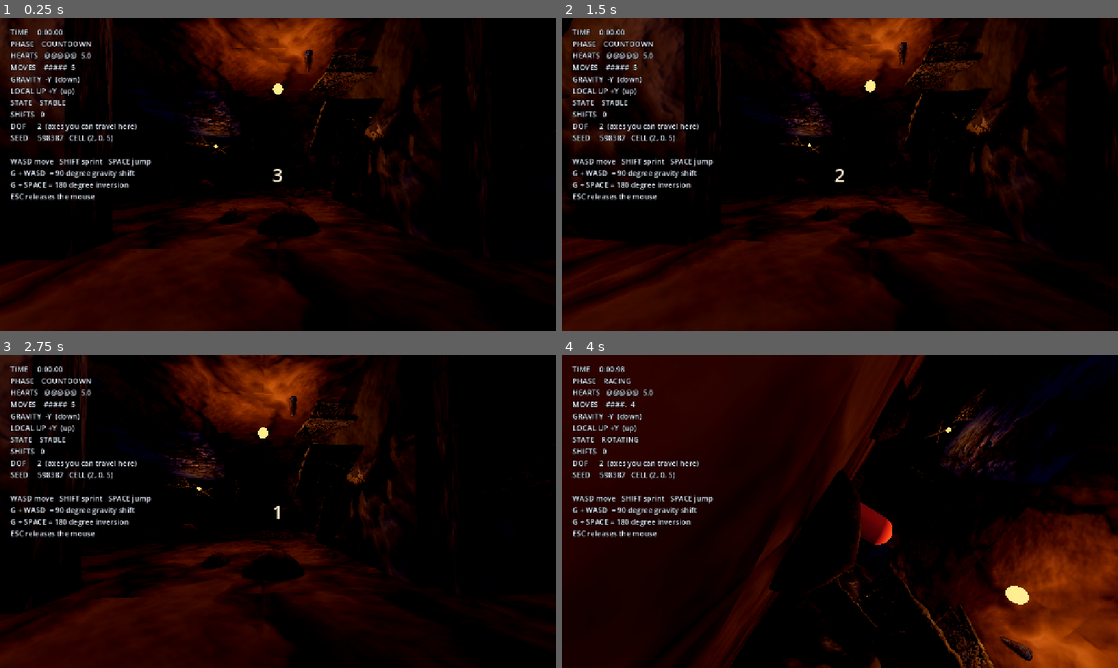
Above: before the commit, frames 1-4 (two rows, left to right).
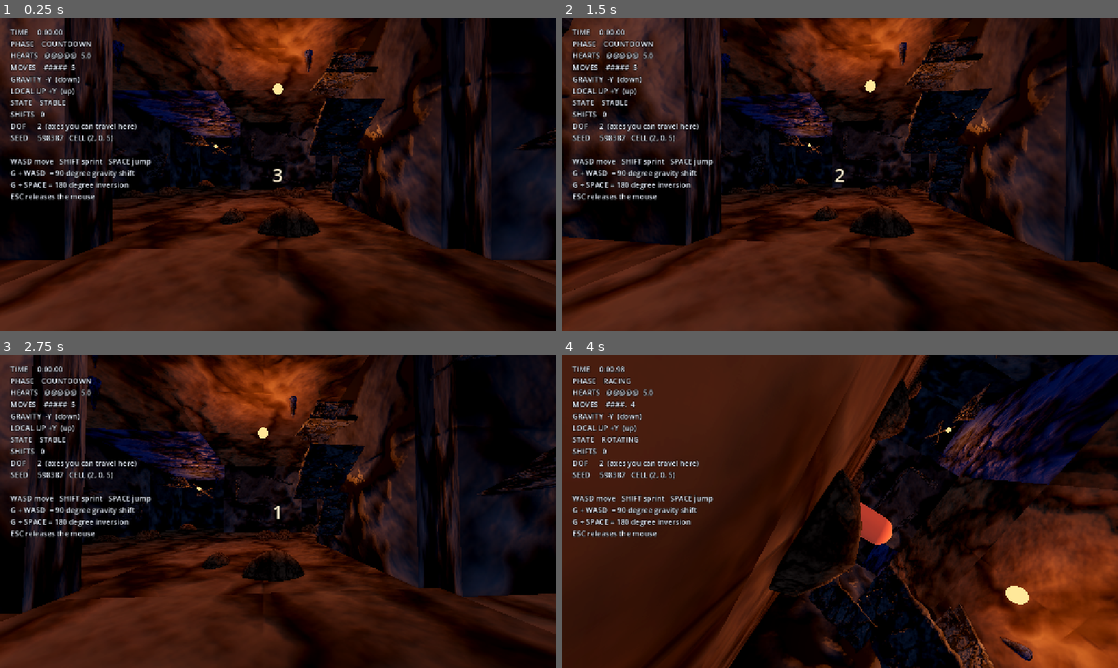
Above: after the commit, the same moments.

Repository: mdraihankabirsifat/Optimus
Game: Godot game, scene res://scenes/game/game_world.tscn
Two runs of this game, one before a commit and one after it. Both use one fixed random seed, a clock stepped at 60 frames per second and the inputs below.
Inputs (mouse positions are in pixels of both pictures, inside the frame that each line leads up to):
- Up to frame 1 (0.25 s): no input
- Up to frame 2 (1.5 s): tap Enter at 0.5 s; move the mouse to (867, 174) at 0.52 s; hold G (gravity_mod) 0.53-1.28 s; hold W (move_forward) from 0.53 s (still down); tap Space (jump) at 0.77, 1.25 s; move the mouse to (812, 174) at 1.27 s; tap Shift (sprint) at 1.35 s
- Up to frame 3 (2.75 s): keep holding W (move_forward); tap Space (jump) at 1.52 s; tap Enter at 2 s; move the mouse to (289, 505) at 2.02 s; hold G (gravity_mod) from 2.03 s (still down)
- Up to frame 4 (4 s): keep holding W (move_forward); tap Space (jump) at 2.75, 3.02, 3.77 s; move the mouse to (834, 517) at 2.77 s; release G (gravity_mod) at 2.78 s; tap Shift (sprint) at 2.85 s; move the mouse to (878, 514) at 3.52 s; hold G (gravity_mod) from 3.53 s (still down)

The runs differ from the first frame. In frame 1, 50% of the frame differs, in the area x 0-100%, y 0-100%; in frame 2, 51%; in frame 3, 48%; in frame 4, 60%.

Commit message:
Brighten and simplify the cave, and document the asset tools
Visual pass was too heavy and too murky to read. Volumetric fog was hiding more of the
cave than it described, glow was laying a veil over the whole image rather than picking
out the torches, and SSIL cost the most of anything here for the least visible return.
Fog density is down by half, SSIL is off, SSAO runs at a smaller radius, ambient is up
50 percent and exposure is up. The corridor ahead is now legible, which matters more
than atmosphere in a game about finding an exit you cannot see.

Cheaper to draw as well: shadow filter quality down, shadow atlas halved, volumetric fog
volume reduced, and shadow-casting limited to every third junction rather than all of
them. The dev Mac would never have shown the difference; a student laptop will.

Per-level light tint is stronger. Telling your height apart at a glance is a
comprehension aid in a game whose whole mechanic is vertical movement, not decoration.

tools/README.md documents both generators end to end: what they need, what they write,
which knobs matter, how to add a new texture or prop, and the two displacement rules
that produce shattered geometry when broken. Both verified running clean from scratch.

Test sweep unchanged: 150 + 200 seeds + 29 + 15, all passing.

Co-Authored-By: Claude Opus 5 <noreply@anthropic.com>

Diff:
--- a/project.godot
+++ b/project.godot
@@ -84,7 +84,9 @@
 rendering_device/driver.windows="d3d12"
 renderer/rendering_method="forward_plus"
 renderer/rendering_method.mobile="gl_compatibility"
-lights_and_shadows/directional_shadow/soft_shadow_filter_quality=3
-lights_and_shadows/positional_shadow/soft_shadow_filter_quality=3
-environment/ssao/quality=2
-environment/ssil/quality=2
+lights_and_shadows/directional_shadow/soft_shadow_filter_quality=1
+lights_and_shadows/positional_shadow/soft_shadow_filter_quality=1
+lights_and_shadows/positional_shadow/atlas_size=2048
+environment/ssao/quality=1
+environment/volumetric_fog/volume_size=48
+environment/volumetric_fog/volume_depth=96
--- a/scenes/game/game_world.tscn
+++ b/scenes/game/game_world.tscn
@@ -7,47 +7,47 @@
 
 [sub_resource type="Environment" id="Environment_cave"]
 background_mode = 1
-background_color = Color(0.02, 0.019, 0.026, 1)
+background_color = Color(0.05, 0.055, 0.075, 1)
 ambient_light_source = 2
-ambient_light_color = Color(0.26, 0.36, 0.58, 1)
-ambient_light_energy = 0.70
+ambient_light_color = Color(0.40, 0.48, 0.64, 1)
+ambient_light_energy = 1.05
 tonemap_mode = 3
-tonemap_exposure = 1.30
+tonemap_exposure = 1.45
 tonemap_white = 6.0
 ssao_enabled = true
-ssao_radius = 1.4
-ssao_intensity = 3.4
-ssao_power = 1.8
+ssao_radius = 0.9
+ssao_intensity = 2.2
+ssao_power = 1.5
 ssao_detail = 0.9
-ssao_light_affect = 0.35
-ssil_enabled = true
+ssao_light_affect = 0.2
+ssil_enabled = false
 ssil_radius = 4.5
 ssil_intensity = 1.1
 ssil_normal_rejection = 0.6
 glow_enabled = true
 glow_normalized = true
-glow_intensity = 1.0
+glow_intensity = 0.65
 glow_strength = 1.05
-glow_bloom = 0.14
+glow_bloom = 0.06
 glow_blend_mode = 1
-glow_hdr_threshold = 0.82
+glow_hdr_threshold = 1.05
 glow_hdr_scale = 2.5
 fog_enabled = true
 fog_light_color = Color(0.06, 0.07, 0.10, 1)
 fog_light_energy = 0.5
-fog_density = 0.006
+fog_density = 0.0035
 fog_sky_affect = 0.0
 volumetric_fog_enabled = true
-volumetric_fog_density = 0.023
+volumetric_fog_density = 0.011
 volumetric_fog_albedo = Color(0.70, 0.71, 0.74, 1)
 volumetric_fog_emission = Color(0.03, 0.028, 0.032, 1)
 volumetric_fog_gi_inject = 0.8
 volumetric_fog_anisotropy = 0.25
-volumetric_fog_length = 70.0
-volumetric_fog_detail_spread = 2.0
+volumetric_fog_length = 42.0
+volumetric_fog_detail_spread = 1.5
 adjustment_enabled = true
-adjustment_contrast = 1.18
-adjustment_saturation = 1.08
+adjustment_contrast = 1.08
+adjustment_saturation = 1.05
 adjustment_brightness = 1.02
 
 [node name="GameWorld" type="Node3D"]
--- a/scripts/cave/cave_builder.gd
+++ b/scripts/cave/cave_builder.gd
@@ -246,8 +246,8 @@
 
 	var light := OmniLight3D.new()
 	light.light_color = COLOUR_FINISH
-	light.light_energy = 7.0
-	light.omni_range = CELL_SIZE * 3.0
+	light.light_energy = 9.0
+	light.omni_range = CELL_SIZE * 3.6
 	light.light_volumetric_fog_energy = 3.0
 	light.position = Vector3(0.0, -CELL_SIZE * 0.5 + 4.5, 0.0)
 	area.add_child(light)
@@ -261,10 +261,10 @@
 ## how high they are without a single HUD element, and it stops 50-odd stone cells from
 ## looking like one continuous corridor.
 const LEVEL_LIGHT: Array[Color] = [
-	Color(1.00, 0.68, 0.36),
-	Color(1.00, 0.84, 0.60),
-	Color(0.82, 0.90, 1.00),
-	Color(0.70, 0.88, 1.05),
+	Color(1.00, 0.62, 0.28),
+	Color(1.00, 0.86, 0.52),
+	Color(0.68, 0.88, 1.00),
+	Color(0.55, 0.82, 1.10),
 ]
 
 
@@ -300,17 +300,17 @@
 		var light := OmniLight3D.new()
 		light.position = base
 		light.light_color = tint
-		light.light_energy = 6.0 if junction else 4.4
-		light.omni_range = CELL_SIZE * 2.1
+		light.light_energy = 6.5 if junction else 5.0
+		light.omni_range = CELL_SIZE * 2.6
 		light.omni_attenuation = 1.5
 		# Feeds the volumetric fog so each torch throws a visible shaft of light rather
 		# than just brightening the stone around it.
-		light.light_volumetric_fog_energy = 1.4
+		light.light_volumetric_fog_energy = 0.9
 		light.light_specular = 0.6
 		# Shadows only at junctions: they are the expensive part and the places worth
 		# spending it, since that is where geometry overlaps and depth needs reading.
-		light.shadow_enabled = junction
-		light.shadow_blur = 1.4
+		light.shadow_enabled = junction and placed % 3 == 0
+		light.shadow_blur = 1.0
 		holder.add_child(light)
 
 		var bulb := MeshInstance3D.new()
Not shown, changed: CLAUDE.md
Not shown, added: tools/README.md
